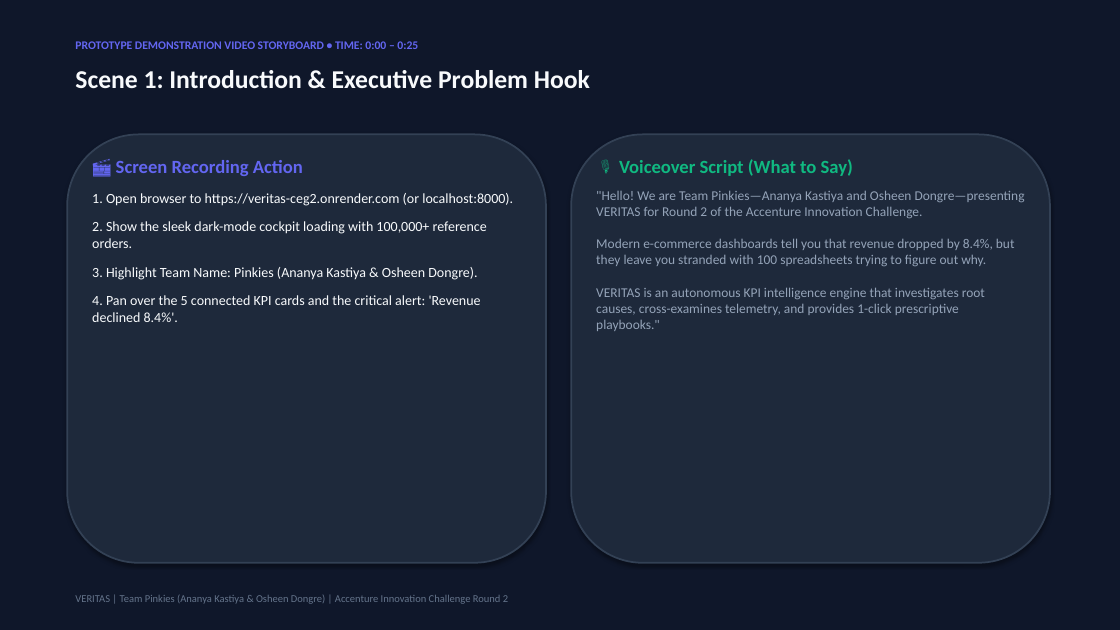
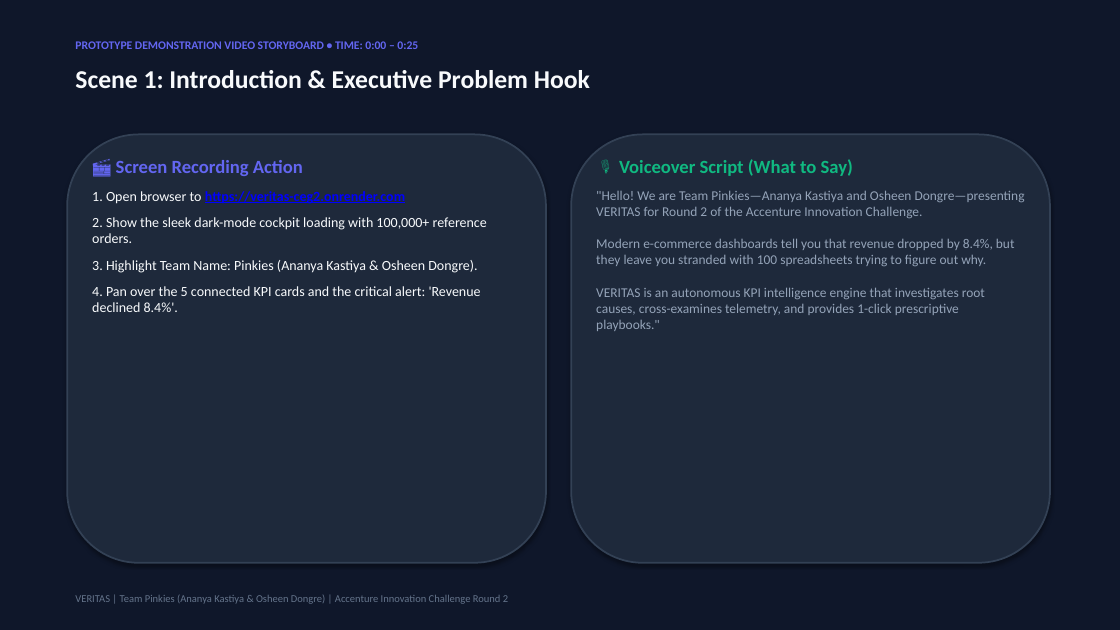
Before and after one commit to AnanyaKastiya/veritas-ecommerce-intelligence, a slide deck: slide 1 of docs/VERITAS_Prototype_Demonstration_Video_Deck.pptx. Drawn at 1120x630 pixels with LibreOffice and Linux fonts; fonts in the diff are those of the drawing. Boxes give left, top, right and bottom in pixels: in the first picture for what was removed or moved away, otherwise in the second. Text is boxed around its words. In the diff, an @@ line names an element or a change of style, - is before the commit and + after.

```diff
--- a/docs/VERITAS_Prototype_Demonstration_Video_Deck.pptx
+++ b/docs/VERITAS_Prototype_Demonstration_Video_Deck.pptx
@@ text at box(92, 191, 405, 204): text changed; text colour #F8FAFC to #0000FF; bold on @@
-1. Open browser to https://veritas-ceg2.onrender.com (or localhost:8000).
+1. Open browser to https://veritas-ceg2.onrender.com
@@ text at box(92, 217, 487, 312): less space between paragraphs @@
```
Also in this commit, not shown: 1 other slide changed, 1 other file.
